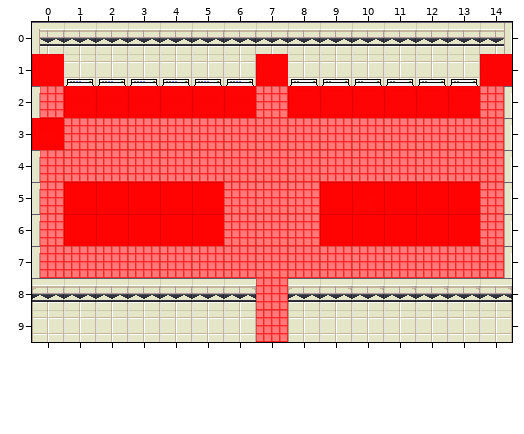
Tiled map, stored at game/Assets/Tilemaps/level1_laundromat_interior.tmx. That is the earlier state.
Cells are 32x32 px. Shown: x 0..14, y 0..9. Not drawn, because the pictures are missing: unchanged layer "Tables".
After:
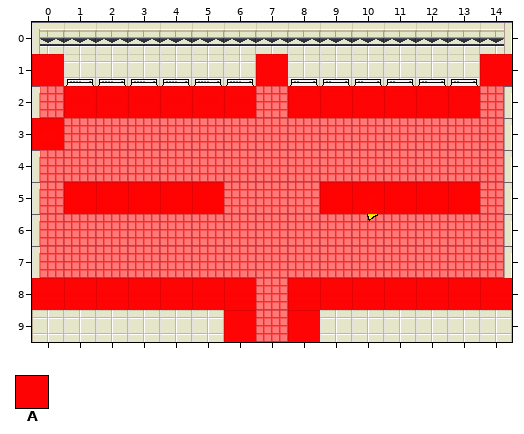
Key: from "collisions": A 0.
_ is an empty cell, . an unchanged one.
Commit: Can enter/leave laundromat
What changed:
--- layer "Collisions"
@@ x 1..13 @@
- 6 AAAAA...AAAAA
+ 6 _____..._____
@@ x 0..14 @@
- 8 _______._______
- 9 ......_._......
+ 8 AAAAAAA.AAAAAAA
+ 9 ......A.A......
Changed places in both pictures, as pixel boxes (x1, y1, x2, y2):
removed: (64, 214, 224, 246)
removed: (320, 214, 480, 246)
added: (32, 278, 256, 342)
added: (288, 278, 512, 342)
